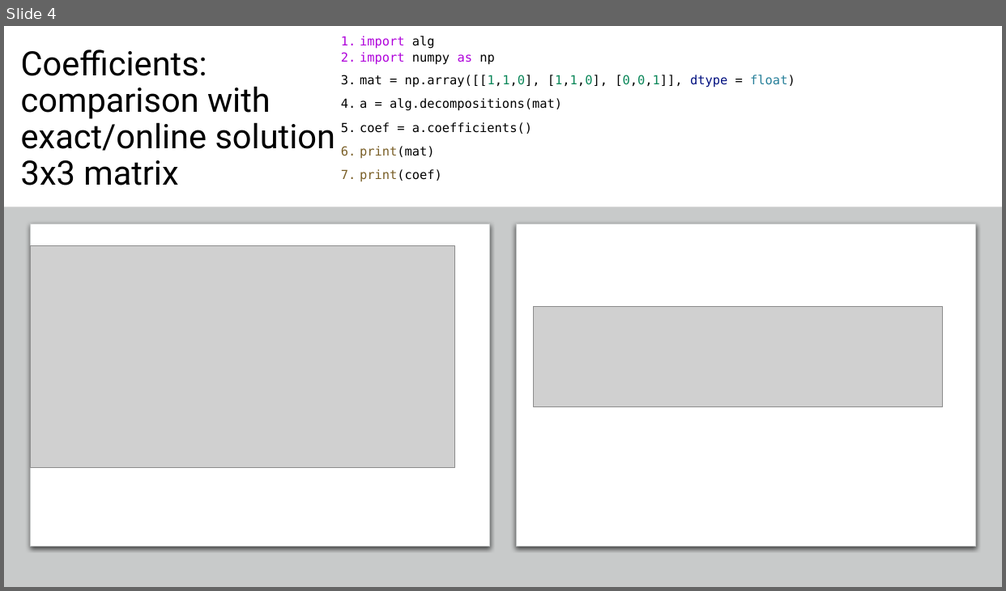
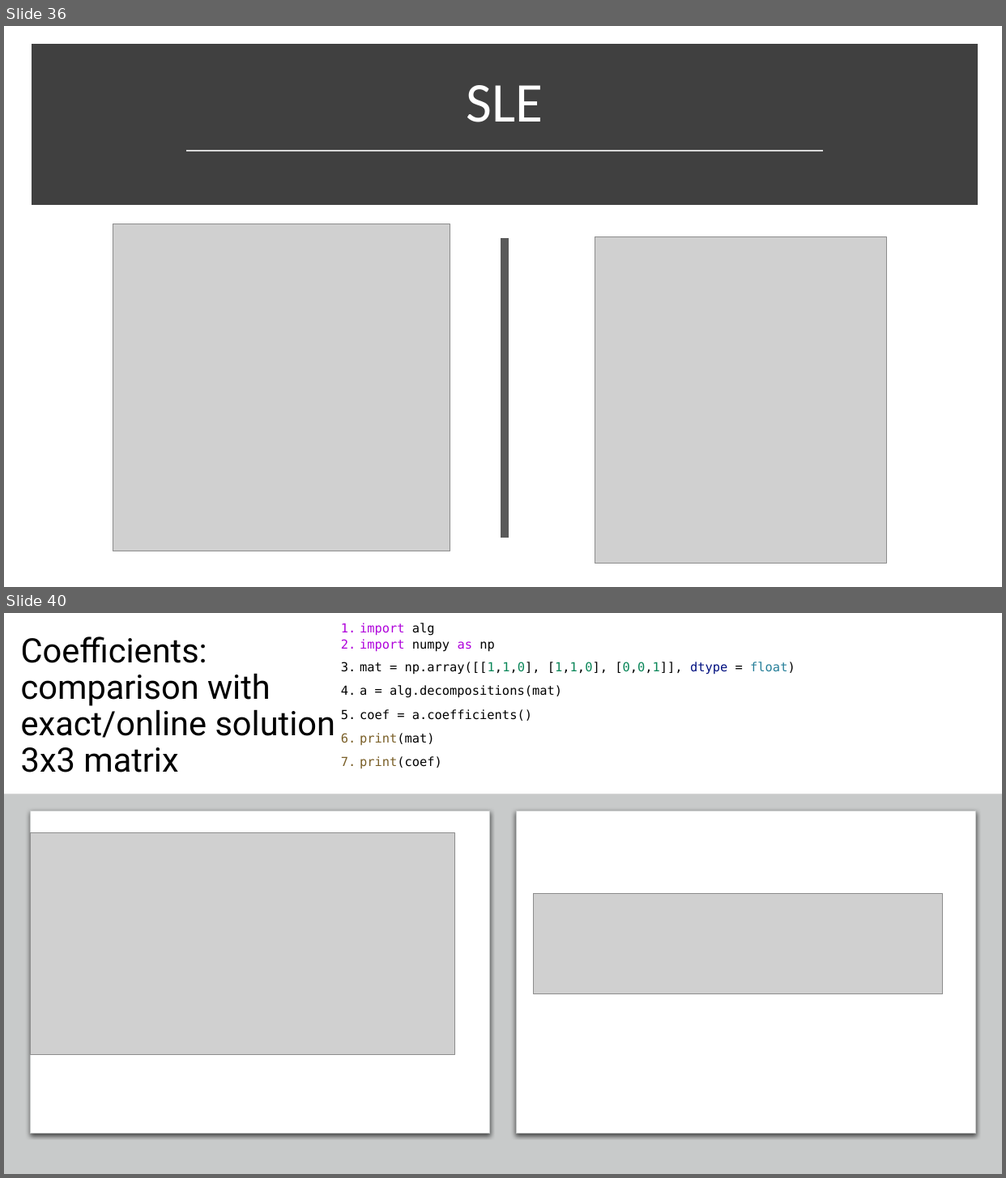
Before and after one commit to netalydana28/Python2, a slide deck: project3/algebra.pptx. Shown one above the other, each under a label of ours: slide 4 before the commit, slides 36 and 40 after it; the slides between them are not shown. The pictures are 1006x591 and 1006x1178 pixels, drawn with LibreOffice and Linux fonts; fonts in the diff are those of the drawing; grey boxes stand for pictures. Boxes give left, top, right and bottom in pixels: in the first picture for what was removed or moved away, otherwise in the second. Text is boxed around its words. In the diff, an @@ line names an element or a change of style, - is before the commit and + after.

```diff
--- a/project3/algebra.pptx
+++ b/project3/algebra.pptx
@@ slide 36 added at (4,26,1002,587), background #FFFFFF @@
@@ rectangle added at (36,49,973,200), fill #404040, outline #404040 10 pt @@
@@ title added at (467,85,543,122), 54 pt, text #FFFFFF @@
+SLE
@@ line added from (187, 150) to (823, 150), #D9D9D9 1.75 pt @@
@@ picture added at (113,224,450,551) @@
@@ line added from (505, 238) to (505, 538), #595959 8 pt @@
@@ picture added at (594,237,886,564) @@
@@ what was slide 4 is now slide 40 @@
```
Also in this commit, not shown: 10 slides changed, 45 other slides added, 6 slides removed, 4 other files.
